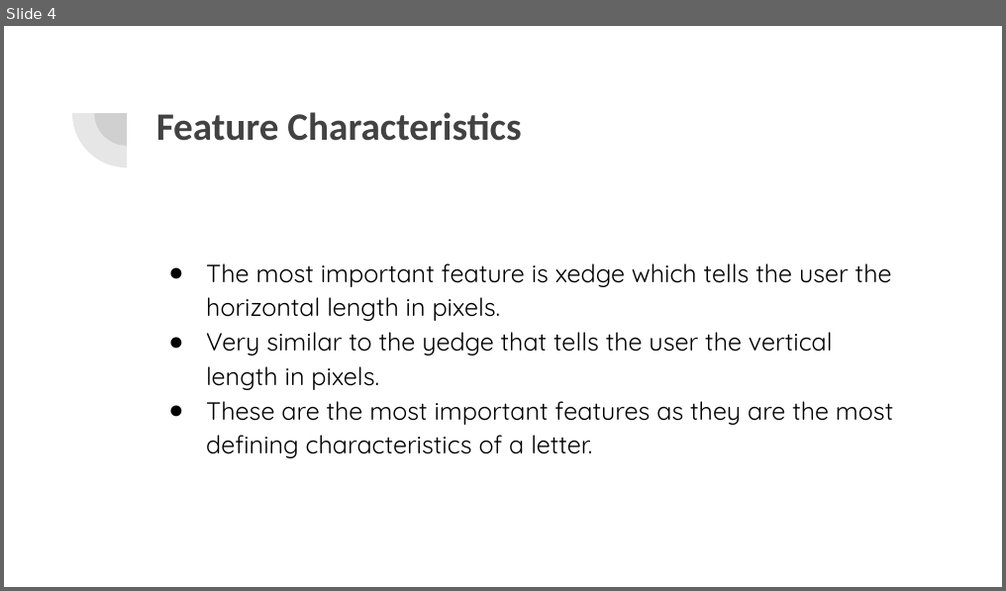
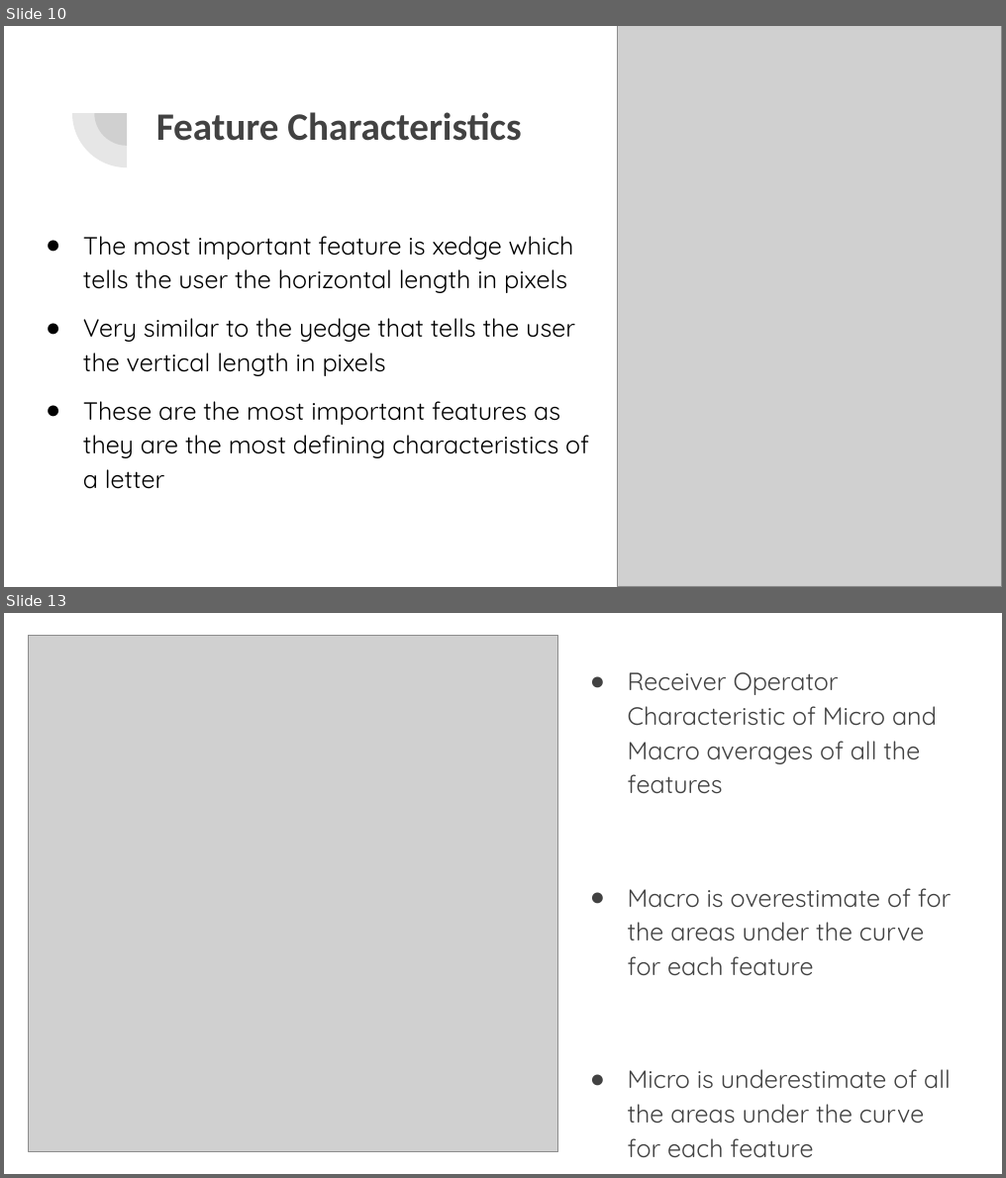
Before and after one commit to ewang24/dataMiningProject, a slide deck: Group Project_ Letter Data Mining.pptx. Shown one above the other, each under a label of ours: slide 4 before the commit, slides 10 and 13 after it; the slides between them are not shown. The pictures are 1006x591 and 1006x1178 pixels, drawn with LibreOffice and Linux fonts; fonts in the diff are those of the drawing; grey boxes stand for pictures. Boxes give left, top, right and bottom in pixels: in the first picture for what was removed or moved away, otherwise in the second. Text is boxed around its words. In the diff, an @@ line names an element or a change of style, - is before the commit and + after.

```diff
--- a/Group Project_ Letter Data Mining.pptx
+++ b/Group Project_ Letter Data Mining.pptx
@@ slide 13 added at (x1=4, y1=613, x2=1002, y2=1174), background #FFFFFF @@
@@ picture added at (x1=29, y1=635, x2=557, y2=1152) @@
@@ text added at (x1=628, y1=672, x2=951, y2=1124), 18 pt, text #424242 @@
+● Receiver Operator Characteristic of Micro and Macro averages of all the features
+● Macro is overestimate of for the areas under the curve for each feature
+● Micro is underestimate of all the areas under the curve for each feature
@@ what was slide 4 is now slide 10 @@
@@ slide 10 changed as well @@
@@ picture added at (x1=618, y1=26, x2=1002, y2=586) @@
@@ text at (x1=83, y1=236, x2=589, y2=489): text changed @@
-● The most important feature is xedge which tells the user the horizontal length in pixels.
-● Very similar to the yedge that tells the user the vertical length in pixels.
-● These are the most important features as they are the most defining characteristics of a letter.
+● The most important feature is xedge which tells the user the horizontal length in pixels
+● Very similar to the yedge that tells the user the vertical length in pixels
+● These are the most important features as they are the most defining characteristics of a letter
```
Also in this commit, not shown: 5 other slides changed, 11 other slides added, 1 slide removed, 4 other files.
